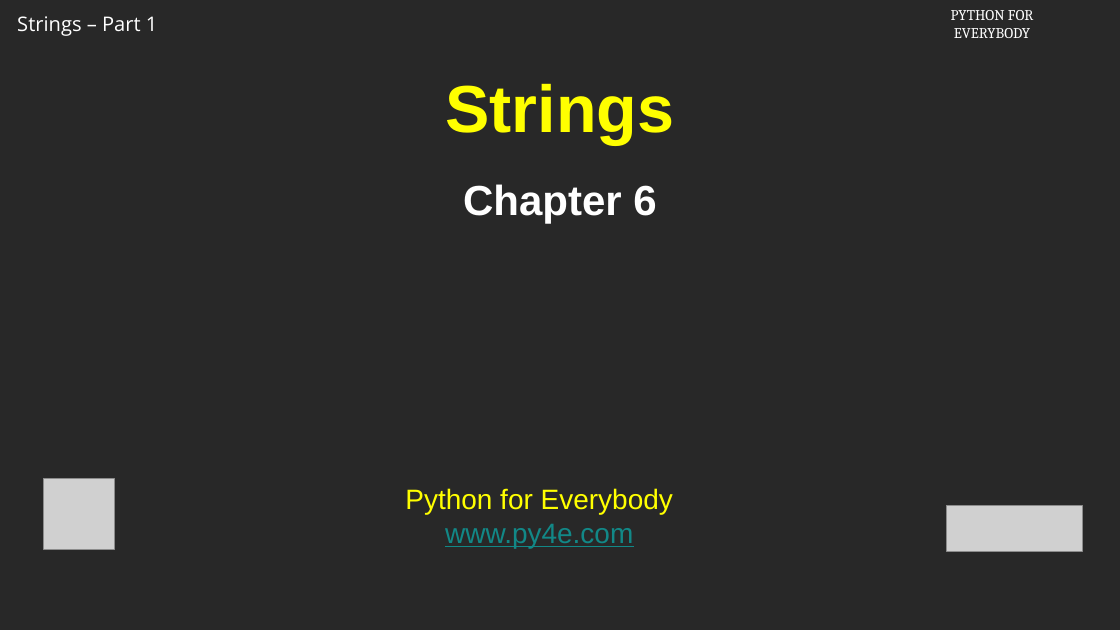
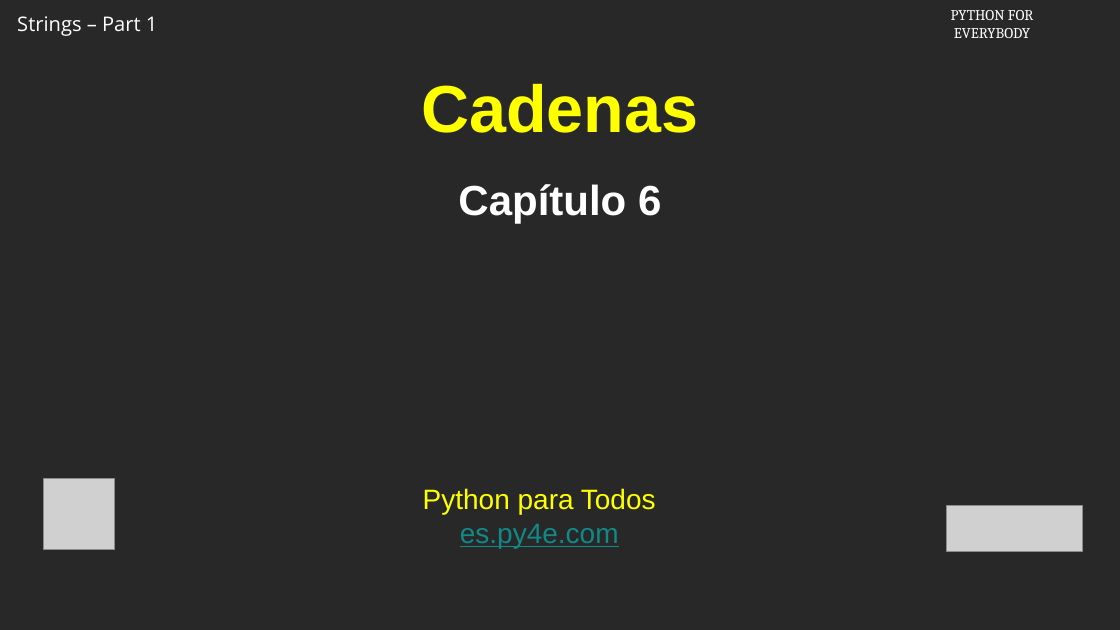
Before and after one commit to csev/py4e, a slide deck: slide 1 of ai/6.1.pptx. Drawn at 1120x630 pixels with LibreOffice and Linux fonts; fonts in the diff are those of the drawing; grey boxes stand for pictures; background and template pictures are left out. Boxes give left, top, right and bottom in pixels: in the first picture for what was removed or moved away, otherwise in the second. Text is boxed around its words. In the diff, an @@ line names an element or a change of style, - is before the commit and + after.

```diff
--- a/ai/6.1.pptx
+++ b/ai/6.1.pptx
@@ title at [421, 84, 698, 133]: text changed @@
-Strings
+Cadenas
@@ text at [458, 184, 661, 223]: text changed @@
-Chapter 6
+Capítulo 6
@@ text at [423, 488, 656, 548]: text changed @@
-Python for Everybody
-www.py4e.com
+Python para Todos
+es.py4e.com
```
Also in this commit, not shown: 16 other slides changed, 1 slide added, 1 slide removed.
